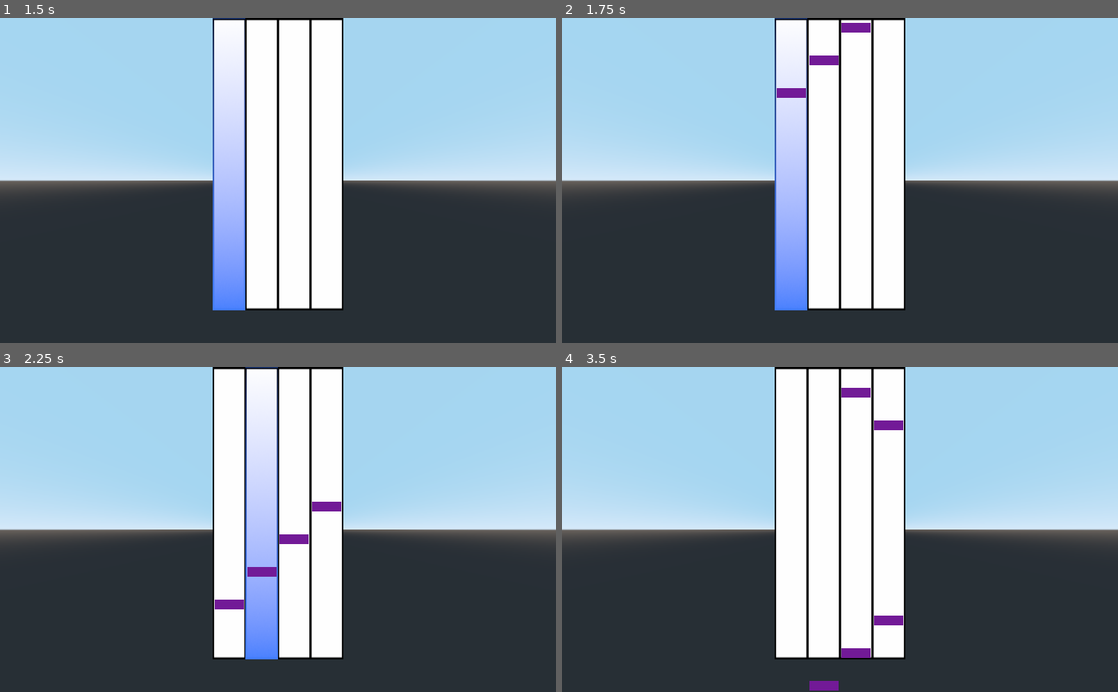
Above: before the commit, frames 1-4 (two rows, left to right).
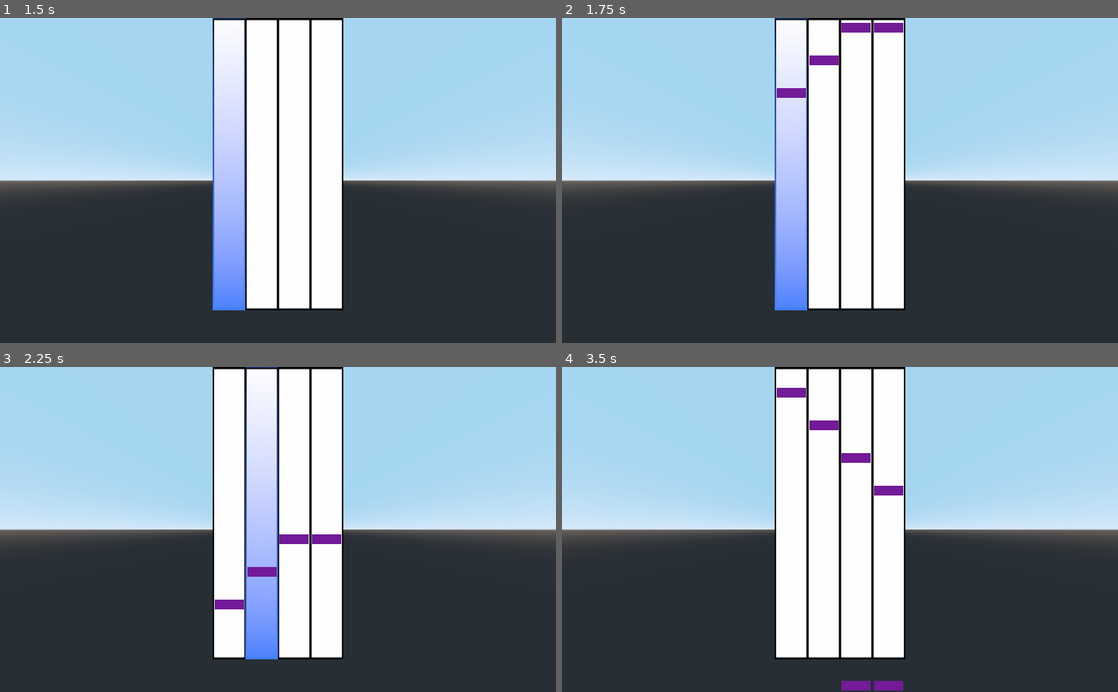
Above: after the commit, the same moments.

Repository: Xwilarg/BearJam
Game: Godot game, scene res://Scenes/Night.tscn
Same seed, same stepped clock (60 frames per second), same inputs: the game is played once before the commit and once after it. This scene is started directly instead of the project's main scene.
Inputs (mouse positions are in pixels of both pictures, inside the frame that each line leads up to):
- Up to frame 1 (1.5 s): tap Enter at 0.5 s; move the mouse to (400, 164) at 0.52 s; hold D (right) 0.53-1.28 s; hold Space (action_spacebar) 0.53-1.28 s; move the mouse to (166, 196) at 1.27 s; hold S (backward) from 1.28 s (still down); tap Space (action_spacebar) at 1.35 s
- Up to frame 2 (1.75 s): keep holding S (backward)
- Up to frame 3 (2.25 s): move the mouse to (333, 458) at 2.02 s; release S (backward) at 2.03 s; hold D (right) from 2.03 s (still down); hold Space (action_spacebar) from 2.03 s (still down)
- Up to frame 4 (3.5 s): move the mouse to (812, 594) at 2.77 s; release D (right) at 2.78 s; release Space (action_spacebar) at 2.78 s; hold W (forward) from 2.78 s (still down); tap Space (action_spacebar) at 2.85 s

Frame 1 is identical in both runs. In frame 2, 0.2% of the frame differs, in the area x 56-62%, y 1-5%; in frame 3, 0.3%; in frame 4, 1.7%, in the area x 38-62%, y 6-100%.

Commit message:
Improve pattern management

Diff:
--- a/Scripts/Night.gd
+++ b/Scripts/Night.gd
@@ -6,11 +6,11 @@
 
 var linesDisplay: Array
 
-enum Pattern { Single, Stair, Ladder }
 
 var patternProg: int
 var patternRand: int
 var patternArray: Array
+var currPattern: int
 const notePrefab = preload("../Scenes/Note.tscn")
 var timer = 1
 
@@ -19,10 +19,10 @@
 func _ready():
 	linesDisplay = [ $Line1/DisplayLine, $Line2/DisplayLine, $Line3/DisplayLine, $Line4/DisplayLine ]
 
+enum Pattern { Stair, Ladder, Funnel }
+
 func getPatternArray(pattern: int) -> Array:
-	if pattern == Pattern.Single:
-		return [rng.randi_range(0, 3)]
-	elif pattern == Pattern.Stair:
+	if pattern == Pattern.Stair:
 		if rng.randi_range(0, 1) == 0:
 			return [0, 1, 2, 3]
 		return [3, 2, 1, 0]
@@ -34,26 +34,44 @@
 		elif rand == 3: return [3, 2, 3, 2]
 		elif rand == 4: return [2, 1, 2, 1]
 		else: return [1, 0, 1, 0]
+	elif pattern == Pattern.Funnel:
+		if rng.randi_range(0, 1) == 0:
+			return [0, 3, 1, 2, 0, 3]
+		return [1, 2, 0, 3, 1, 2, 0, 3]
 	return []
+
+func getWaitingTime(pattern: int) -> int:
+	if pattern == Pattern.Funnel:
+		return 0 if patternProg % 2 == 1 else 1
+	return 1
+
+func getPatternMaxSize() -> int: return 3
 
 func getYDistance(obj) -> int:
 	var p = obj.global_transform.origin.y - 1
 	return -p if p < 0 else p
+
+func spawnNote():
+	var inst = notePrefab.instance()
+	currPattern = patternArray[patternProg]
+	inst.translate(Vector3(-1.5 + 1 * currPattern, 10.2, -2.0))
+	add_child(inst)
+	allNotes.push_back(inst)
+	patternProg += 1
 
 func _process(delta):
 	timer -= delta
 	if timer <= 0:
 		if patternProg == patternArray.size():
 			patternProg = 0
-			patternArray = getPatternArray(rng.randi_range(0, 2))
+			patternArray = getPatternArray(rng.randi_range(0, getPatternMaxSize()))
 			timer = 0.5
 		else:
-			var inst = notePrefab.instance()
-			inst.translate(Vector3(-1.5 + 1 * patternArray[patternProg], 10.2, -2.0))
-			add_child(inst)
-			allNotes.push_back(inst)
+			while true:
+				spawnNote()
+				if getWaitingTime(currPattern) == 1:
+					break
 			timer = 0.1
-			patternProg += 1
 
 	var xOffset = -1.5
 	var breakLoop = false
